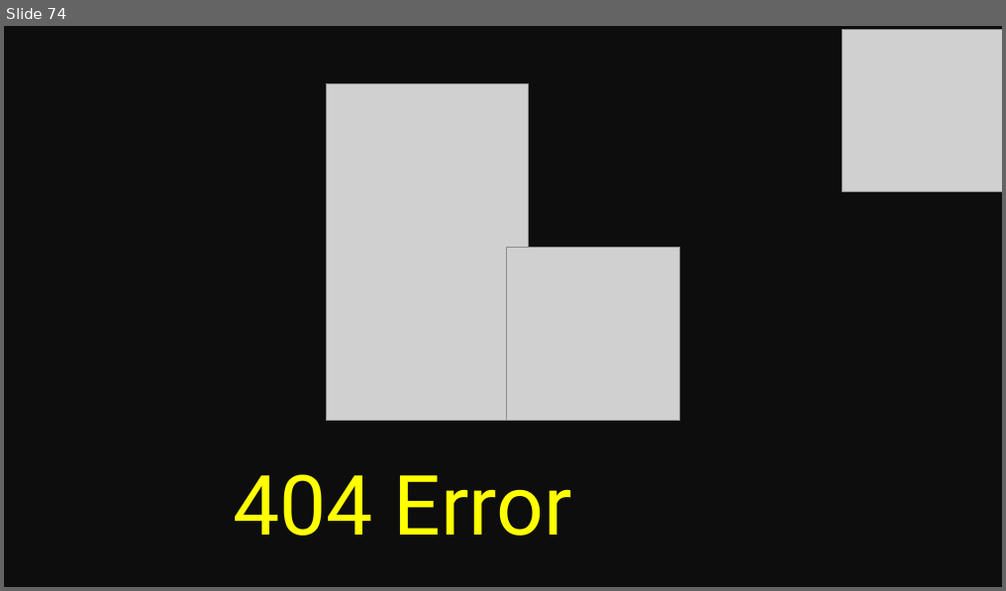
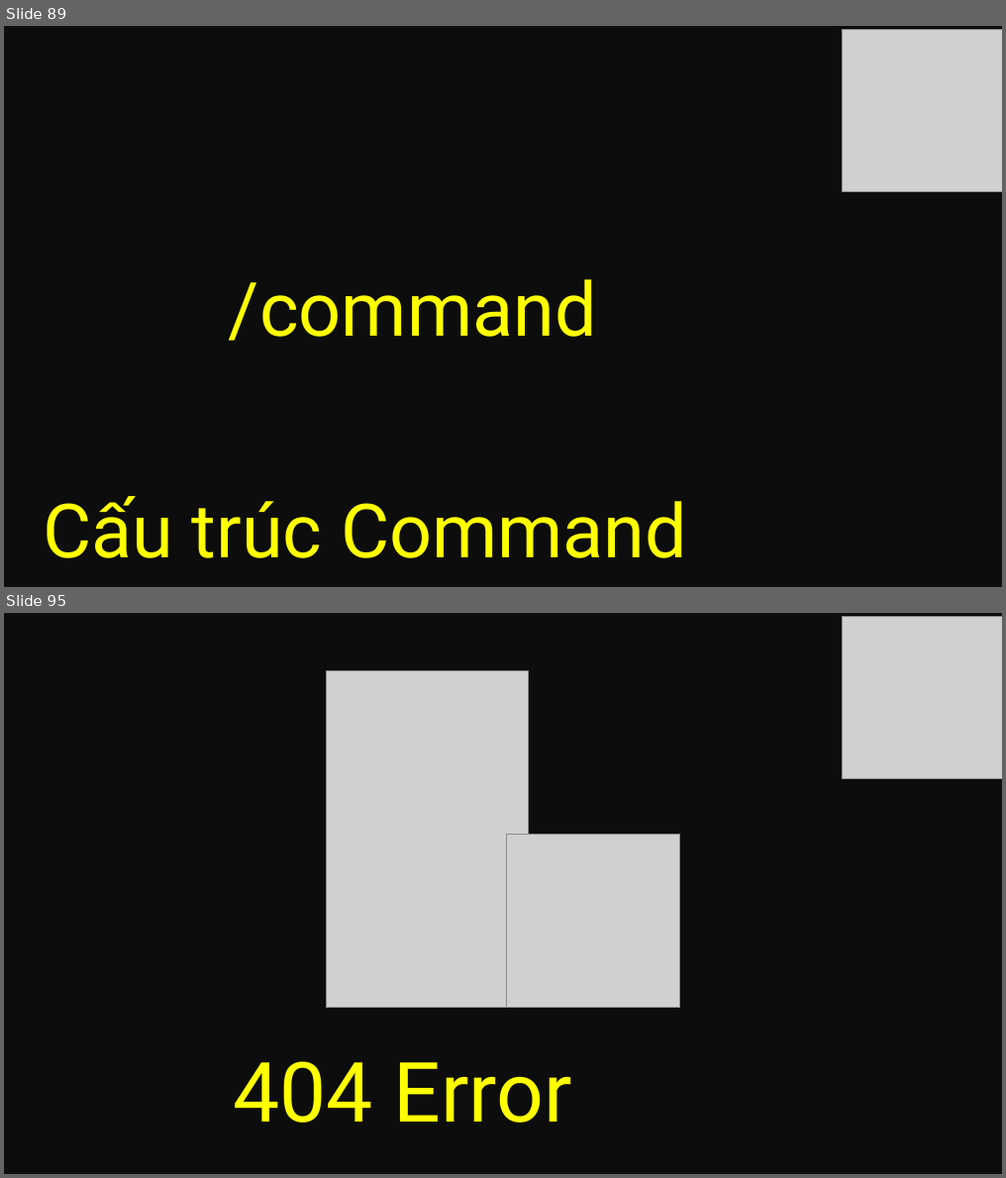
Before and after one commit to HgVN23/HgVN23.github.io, a slide deck: assets/media/thumbnail/template.pptx. Shown one above the other, each under a label of ours: slide 74 before the commit, slides 89 and 95 after it; the slides between them are not shown. The pictures are 1006x591 and 1006x1178 pixels, drawn with LibreOffice and Linux fonts; fonts in the diff are those of the drawing; grey boxes stand for pictures. Boxes give left, top, right and bottom in pixels: in the first picture for what was removed or moved away, otherwise in the second. Text is boxed around its words. In the diff, an @@ line names an element or a change of style, - is before the commit and + after.

```diff
--- a/assets/media/thumbnail/template.pptx
+++ b/assets/media/thumbnail/template.pptx
@@ slide 89 added at bbox=[4, 26, 1002, 587], background #0D0D0D @@
@@ picture added at bbox=[842, 29, 1002, 191] @@
@@ text added at bbox=[229, 279, 597, 341], 54 pt, text #FFFF00 @@
+/command
@@ text added at bbox=[43, 496, 687, 559], 54 pt, text #FFFF00 @@
+Cấu trúc Command
@@ what was slide 74 is now slide 95 @@
```
Also in this commit, not shown: 1 slide changed, 20 other slides added, 6 other files.
